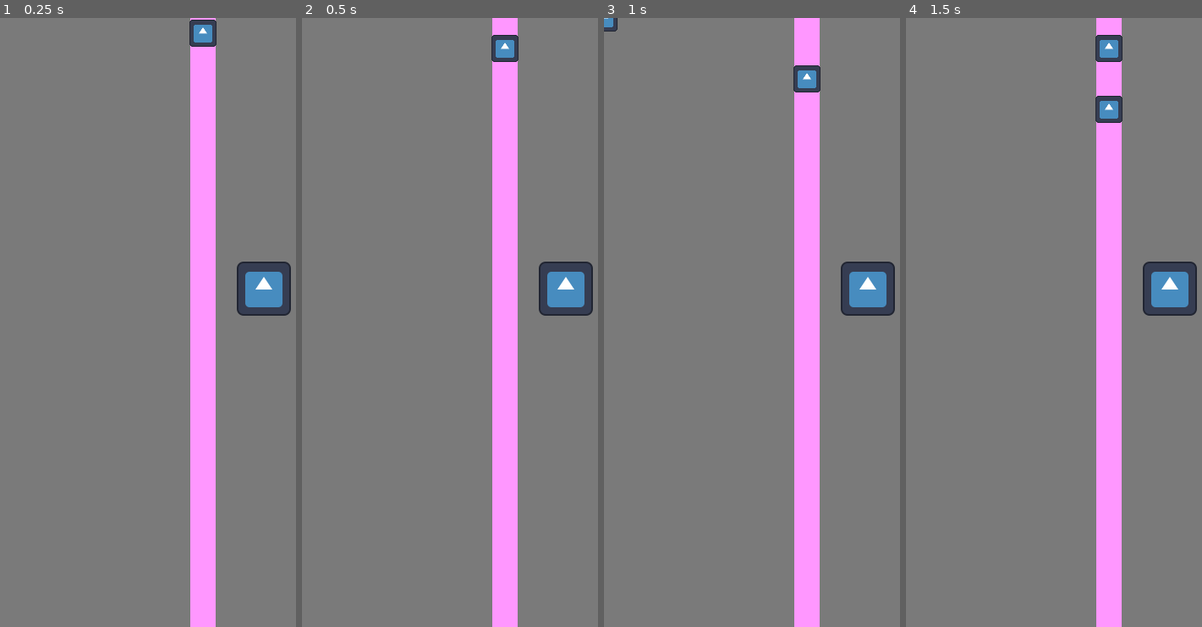
Above: before the commit, frames 1-4 (left to right).
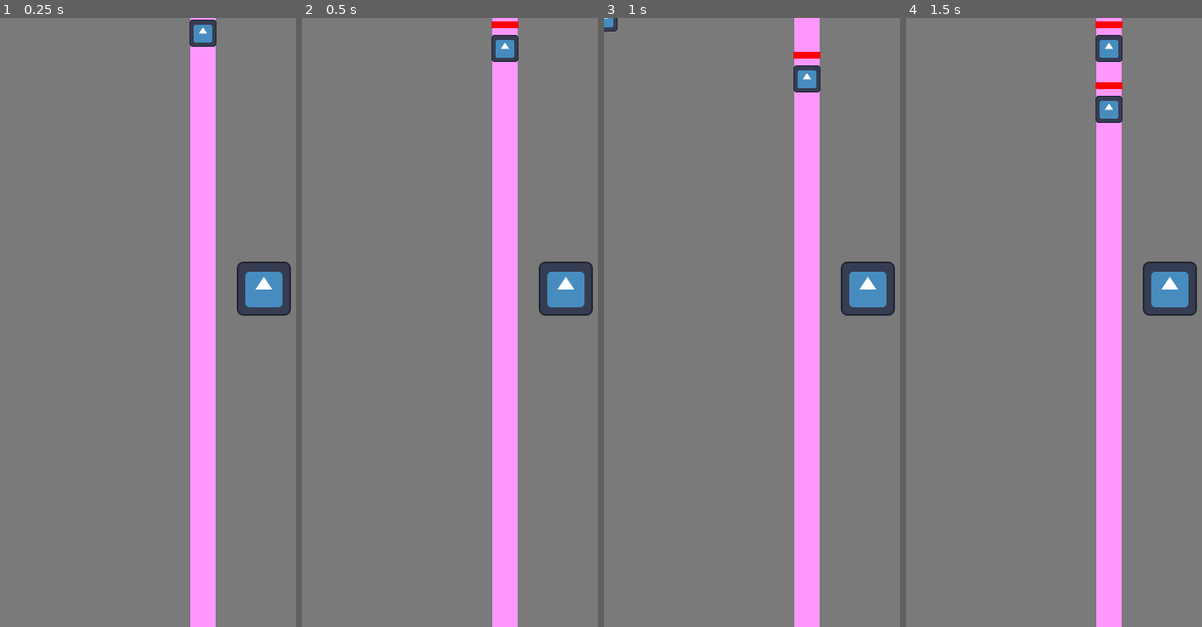
Above: after the commit, the same moments.

Repository: wbryceangell/godot_tower_defense
Game: Godot game, scene res://main.tscn
The game is run twice, just before and just after one commit, with the same random seed, the same clock (stepped at 60 frames per second) and the same inputs. The engine's default icon, where the game draws it, is replaced by a stand-in: a white triangle on a blue panel in a dark square.
Inputs:
- Up to frame 1 (0.25 s): no input
- Up to frame 2 (0.5 s): no input
- Up to frame 3 (1 s): no input
- Up to frame 4 (1.5 s): no input

Frame 1 is identical in both runs. In frame 2, 0.1% of the frame differs, in the area x 64-74%, y 0-2%; in frame 3, 0.1%; in frame 4, 0.2%, in the area x 64-74%, y 0-12%.

Commit message:
Add life bar to mob

Diff:
--- a/mobs/mob.gd
+++ b/mobs/mob.gd
@@ -1,11 +1,17 @@
 class_name Mob extends CharacterBody2D
 
 var path_to_follow: PathFollow2D
-var life = 10
+var lifeBarSizeX
+var life = 10.0
+var damageTaken = 0.0
+
+func _ready():
+	lifeBarSizeX = $LifeBar.size.x
 
 func damage(amount: int):
-	life -= amount
-	if (life <= 0):
+	damageTaken += amount
+	$LifeBar.size.x = lifeBarSizeX * ((life - damageTaken) / life)
+	if (damageTaken >= life):
 		queue_free()
 
 
--- a/mobs/mob.tscn
+++ b/mobs/mob.tscn
@@ -16,3 +16,10 @@
 
 [node name="CollisionShape2D" type="CollisionShape2D" parent="."]
 shape = SubResource("RectangleShape2D_w42fb")
+
+[node name="LifeBar" type="ColorRect" parent="."]
+offset_left = -16.0
+offset_top = -32.0
+offset_right = 16.0
+offset_bottom = -24.0
+color = Color(1, 0, 0, 1)
